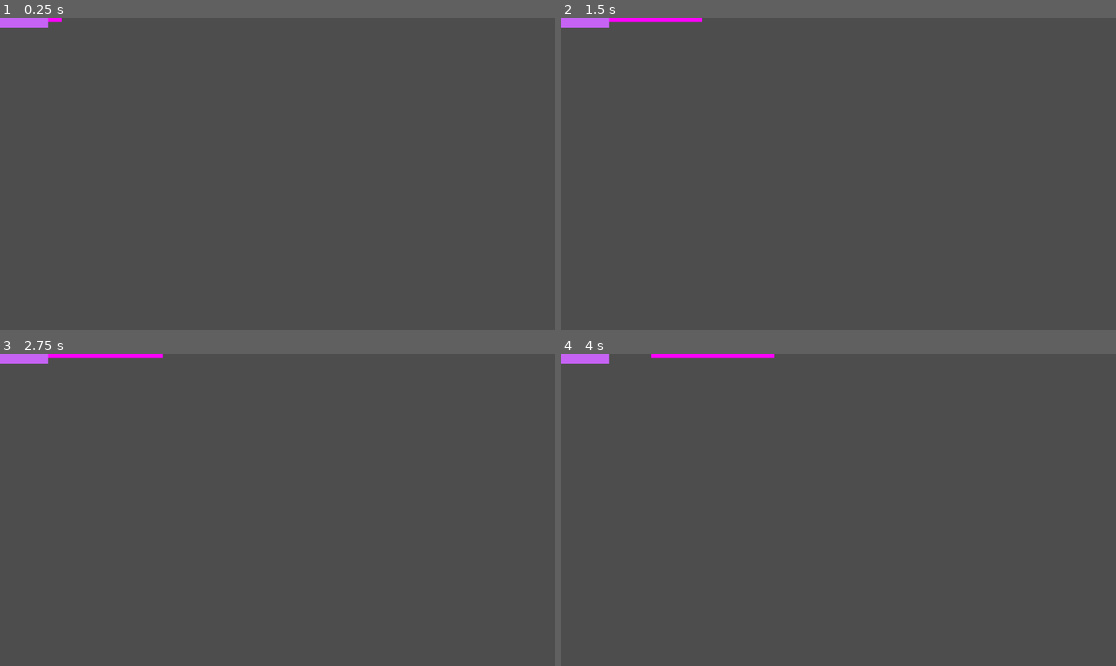
Above: before the commit, frames 1-4 (two rows, left to right).
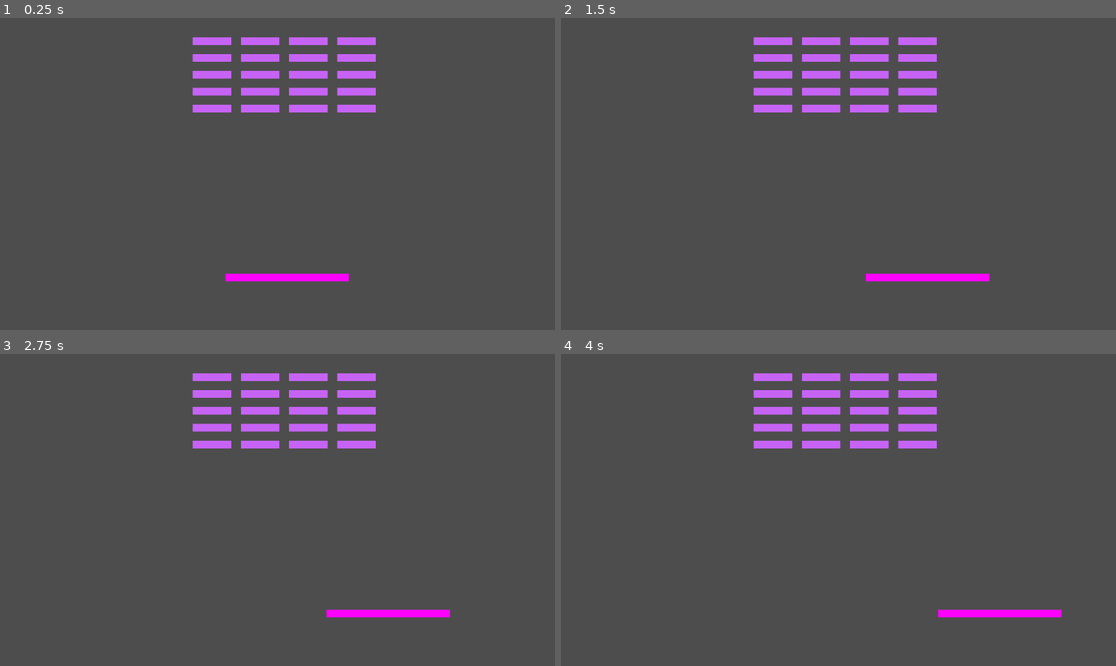
Above: after the commit, the same moments.

Repository: PopPlanetTeam/Arkanoid
Game: Godot game, scene res://game.tscn
Same seed, same stepped clock (60 frames per second), same inputs: the game is played once before the commit and once after it. Before the commit the project has no main scene; this scene is started directly in both runs.
Inputs:
- Up to frame 1 (0.25 s): no input
- Up to frame 2 (1.5 s): tap Enter at 0.5 s; hold Right 0.53-1.28 s; hold Left from 1.28 s (still down)
- Up to frame 3 (2.75 s): release Left at 2.03 s; hold Right from 2.03 s (still down)
- Up to frame 4 (4 s): release Right at 3.53 s; hold Left from 3.53 s (still down)

The runs differ from the first frame. In frame 1, 4.5% of the frame differs, in the area x 0-68%, y 0-85%; in frame 2, 4.7%; in frame 3, 4.8%; in frame 4, 4.8%, in the area x 0-91%, y 0-85%.
Error in both runs: Invalid access to property or key 'direction' on a base object of type 'CharacterBody2D'. (res://Map/map.gd:17)

Commit message:
feat: startup insert bricks

Diff:
--- a/game.gd
+++ b/game.gd
@@ -1,10 +1,21 @@
 extends Node2D
 
 @onready var player = %Player
-
+@onready var map = %Map
 # Called when the node enters the scene tree for the first time.
 func _ready():
-	pass # Replace with function body.
+	var loaded_brick = preload("res://Brick/brick.tscn")
+	var y_start = 40
+	var x_start = 400
+	for i in range(0,5):
+		for j in range(0, 4):
+			var brick = loaded_brick.instantiate()
+			brick.position = Vector2(x_start, y_start)
+			brick.scale = Vector2(0.8, 0.8)
+			self.add_child(brick)
+			x_start += 100
+		x_start = 400
+		y_start += 35
 
 # Called every frame. 'delta' is the elapsed time since the previous frame.
 func _process(delta):
--- a/game.tscn
+++ b/game.tscn
@@ -1,10 +1,9 @@
-[gd_scene load_steps=7 format=3 uid="uid://ba525j0e33v2u"]
+[gd_scene load_steps=6 format=3 uid="uid://ba525j0e33v2u"]
 
 [ext_resource type="Script" path="res://game.gd" id="1_8eq1u"]
 [ext_resource type="PackedScene" uid="uid://bldblx5oik1th" path="res://Player/player.tscn" id="1_jf1rr"]
 [ext_resource type="PackedScene" uid="uid://cbn5lr8jk8ctl" path="res://Map/map.tscn" id="2_wlss2"]
 [ext_resource type="PackedScene" uid="uid://ddiaywa1ajbbr" path="res://Ball/ball.tscn" id="4_3awtq"]
-[ext_resource type="PackedScene" uid="uid://bufp8jpi0anfx" path="res://Brick/brick.tscn" id="5_bwrxg"]
 [ext_resource type="PackedScene" uid="uid://esxc27j5ntes" path="res://UI/ui.tscn" id="6_f3njj"]
 
 [node name="Game" type="Node2D"]
@@ -12,6 +11,7 @@
 
 [node name="Player" parent="." instance=ExtResource("1_jf1rr")]
 unique_name_in_owner = true
+position = Vector2(596, 539)
 
 [node name="Ball" parent="." instance=ExtResource("4_3awtq")]
 unique_name_in_owner = true
@@ -19,8 +19,5 @@
 [node name="Map" parent="." instance=ExtResource("2_wlss2")]
 unique_name_in_owner = true
 
-[node name="Brick" parent="." instance=ExtResource("5_bwrxg")]
-unique_name_in_owner = true
-
 [node name="UI" parent="." instance=ExtResource("6_f3njj")]
 unique_name_in_owner = true
--- a/project.godot
+++ b/project.godot
@@ -11,5 +11,6 @@
 [application]
 
 config/name="Snake"
+run/main_scene="res://game.tscn"
 config/features=PackedStringArray("4.2", "Forward Plus")
 config/icon="res://icon.svg"
